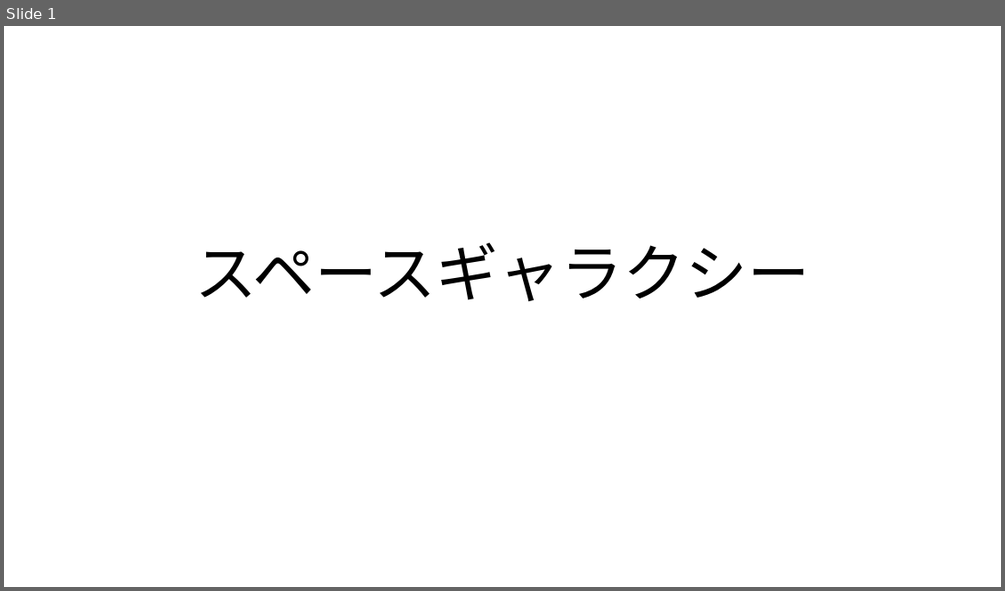
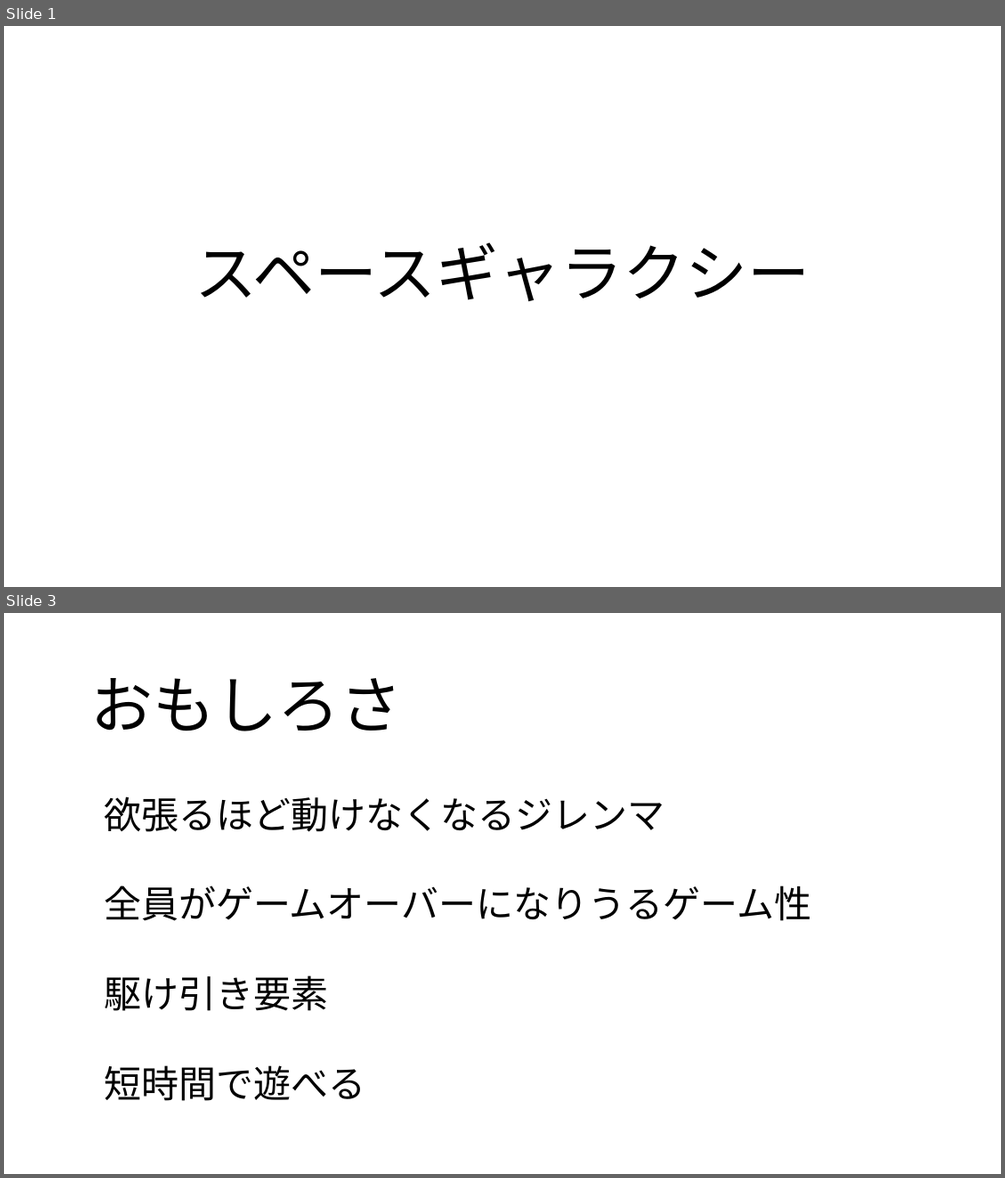
Before and after one commit to Hyde306/tintin, a slide deck: スーパーギャラクシー.pptx. Shown one above the other, each under a label of ours: slide 1 before the commit, slides 1 and 3 after it; the slides between them are not shown. The pictures are 1005x591 and 1005x1178 pixels, drawn with LibreOffice and Linux fonts; fonts in the diff are those of the drawing. Boxes give left, top, right and bottom in pixels: in the first picture for what was removed or moved away, otherwise in the second. Text is boxed around its words. In the diff, an @@ line names an element or a change of style, - is before the commit and + after.

```diff
--- a/スーパーギャラクシー.pptx
+++ b/スーパーギャラクシー.pptx
@@ slide 3 added at [4, 613, 1001, 1174], background #FFFFFF @@
@@ title added at [91, 678, 403, 731], 60 pt, text #000000 @@
+おもしろさ
@@ text added at [104, 796, 811, 1101], 36 pt, text #000000 @@
+欲張るほど動けなくなるジレンマ
+全員がゲームオーバーになりうるゲーム性
+駆け引き要素
+短時間で遊べる
```
Also in this commit, not shown: 1 slide changed, 1 other slide added.
